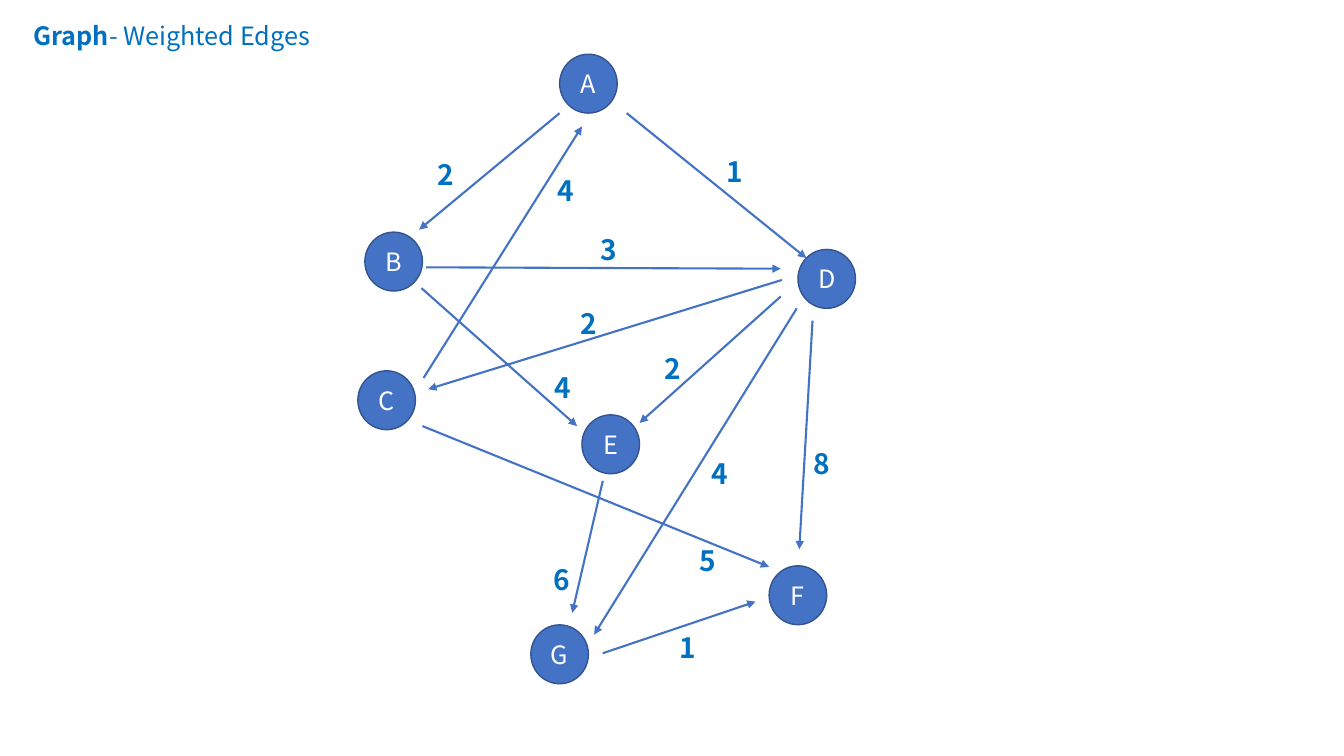
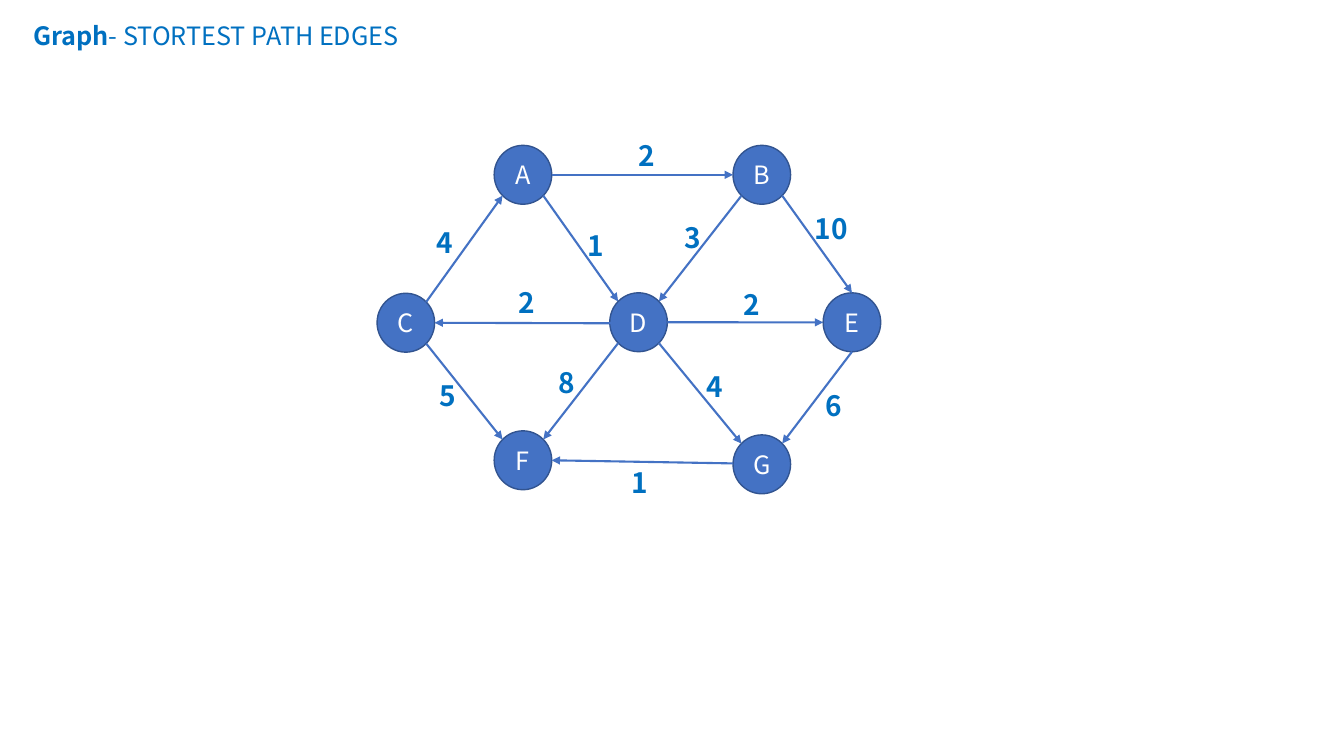
Before and after one commit to online-books/Data-Structures-and-Algorithm-Analysis-in-TS, a slide deck: slide 1 of assets/visualization.pptx. Drawn at 1344x756 pixels with LibreOffice and Linux fonts; fonts in the diff are those of the drawing. Boxes give left, top, right and bottom in pixels: in the first picture for what was removed or moved away, otherwise in the second. Text is boxed around its words. In the diff, an @@ line names an element or a change of style, - is before the commit and + after.

Commit message:
Update Graph

```diff
--- a/assets/visualization.pptx
+++ b/assets/visualization.pptx
@@ text at [33,25,398,51]: text changed @@
-Graph- Weighted Edges
+Graph- STORTEST PATH EDGES
@@ ellipse "A": place and size @@
-ellipse "A" at [560,54,617,113]
+ellipse "A" at [494,145,552,204]
@@ text "2" rewrapped from [581,313,598,342] to [639,145,656,166] @@
@@ ellipse "B": place and size @@
-ellipse "B" at [365,232,422,290]
+ellipse "B" at [733,145,790,204]
@@ arrow moved from (627, 113) - (807, 258) to (552, 174) - (733, 174) @@
@@ arrow moved from (421, 288) - (577, 426) to (426, 302) - (503, 196) @@
@@ arrow moved from (560, 113) - (419, 230) to (543, 196) - (618, 301) @@
@@ arrow moved from (781, 296) - (639, 423) to (742, 196) - (659, 301) @@
@@ arrow moved from (813, 321) - (800, 549) to (782, 196) - (852, 293) @@
@@ text "4": place and size @@
-text "4" at [557,180,574,201]
+text "4" at [436,232,453,253]
@@ text "1" rewrapped from [726,161,743,182] to [588,235,605,264] @@
@@ text "3": place and size @@
-text "3" at [601,239,618,268]
+text "3" at [684,227,701,256]
@@ text added at [815,218,848,247], 20 pt, text #0070C0, bold @@
+10
@@ ellipse "C": place and size @@
-ellipse "C" at [358,371,415,430]
+ellipse "C" at [377,293,435,352]
@@ text "2": place and size @@
-text "2" at [438,164,455,185]
+text "2" at [519,292,536,313]
@@ ellipse "D": place and size @@
-ellipse "D" at [799,249,856,308]
+ellipse "D" at [610,293,667,352]
@@ text "2": place and size @@
-text "2" at [664,358,681,387]
+text "2" at [744,294,761,323]
@@ ellipse "E": place and size @@
-ellipse "E" at [582,415,639,474]
+ellipse "E" at [824,293,881,352]
@@ arrow moved from (603, 481) - (573, 613) to (624, 324) - (435, 323) @@
@@ arrow moved from (603, 653) - (756, 602) to (667, 323) - (824, 323) @@
@@ arrow moved from (782, 280) - (429, 389) to (426, 344) - (503, 440) @@
@@ arrow moved from (797, 309) - (594, 635) to (618, 343) - (543, 440) @@
@@ arrow moved from (426, 267) - (781, 269) to (659, 343) - (742, 444) @@
@@ arrow moved from (423, 378) - (582, 126) to (852, 352) - (782, 444) @@
@@ text "5": place and size @@
-text "5" at [700,543,717,572]
+text "5" at [440,378,457,407]
@@ text "8" rewrapped from [813,453,830,475] to [559,372,576,401] @@
@@ text "4": place and size @@
-text "4" at [555,377,572,406]
+text "4" at [706,376,723,405]
@@ text "6" rewrapped from [553,569,570,591] to [825,388,842,417] @@
@@ ellipse "F": place and size @@
-ellipse "F" at [769,566,827,624]
+ellipse "F" at [494,431,552,489]
@@ ellipse "G": place and size @@
-ellipse "G" at [531,625,589,684]
+ellipse "G" at [733,435,790,493]
@@ arrow moved from (422, 426) - (769, 567) to (733, 464) - (552, 461) @@
@@ text "1": place and size @@
-text "1" at [680,637,697,658]
+text "1" at [632,472,649,493]
@@ text removed at [712,463,729,484] @@
-4
```
Also in this commit, not shown: 14 other files.
